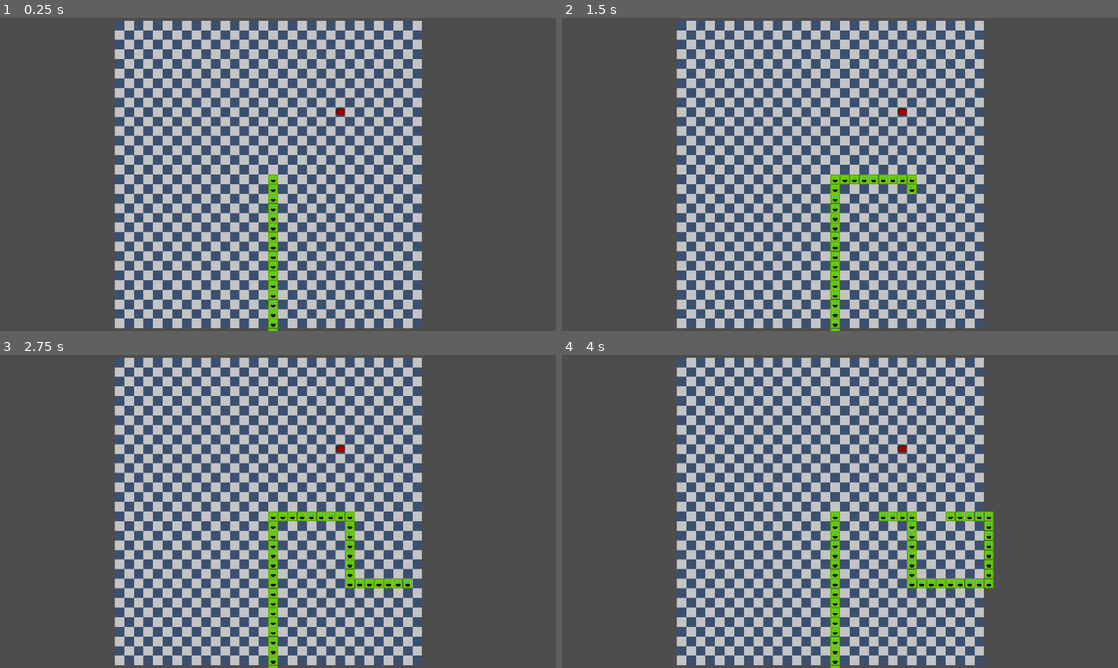
Above: before the commit, frames 1-4 (two rows, left to right).
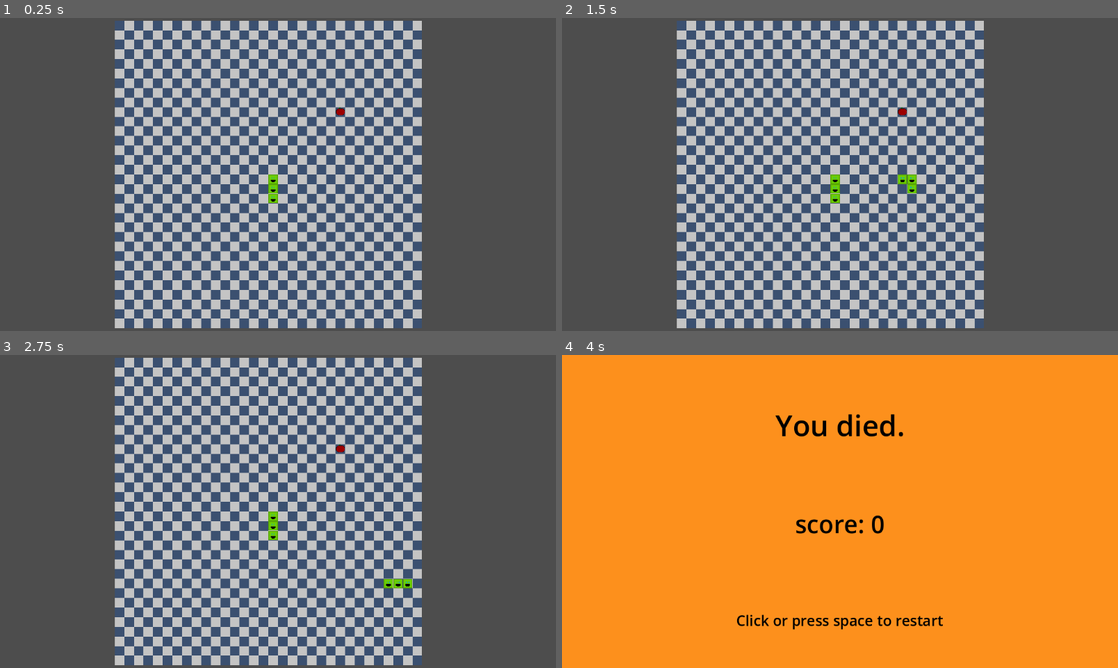
Above: after the commit, the same moments.

Repository: cash30/grid
Game: Godot game, scene res://Scenes/Main.tscn
Two runs of this game, one before a commit and one after it. Both use one fixed random seed, a clock stepped at 60 frames per second and the inputs below.
Inputs (mouse positions are in pixels of both pictures, inside the frame that each line leads up to):
- Up to frame 1 (0.25 s): no input
- Up to frame 2 (1.5 s): tap Enter at 0.5 s; move the mouse to (962, 158) at 0.52 s; press the mouse at (962, 158) at 0.53 s; hold Right (right) 0.53-1.28 s; move the mouse to (728, 190) at 1.27 s; release the mouse at (728, 190) at 1.28 s; hold Down (down) from 1.28 s (still down); click (728, 190) at 1.35 s
- Up to frame 3 (2.75 s): move the mouse to (333, 442) at 2.02 s; release Down (down) at 2.03 s; press the mouse at (333, 442) at 2.03 s; hold Right (right) from 2.03 s (still down)
- Up to frame 4 (4 s): move the mouse to (812, 574) at 2.77 s; release Right (right) at 2.78 s; release the mouse at (812, 574) at 2.78 s; hold Up (up) 2.78-3.53 s; click (812, 574) at 2.85 s; tap Space at 3.5 s; move the mouse to (1006, 558) at 3.52 s; press the mouse at (1006, 558) at 3.53 s; hold Left (left) from 3.53 s (still down)

The runs differ from the first frame. In frame 1, 0.7% of the frame differs, in the area x 48-50%, y 59-100%; in frame 2, 1.0%; in frame 3, 1.7%; in frame 4, 100%, in the area x 0-100%, y 0-100%.

Commit message:
i dont even remember bro 😭

Diff:
--- a/Scenes/lose.tscn
+++ b/Scenes/lose.tscn
@@ -1,6 +1,8 @@
-[gd_scene load_steps=2 format=3 uid="uid://bnjmo3v0kwf3j"]
+[gd_scene load_steps=4 format=3 uid="uid://bnjmo3v0kwf3j"]
 
+[ext_resource type="Script" uid="uid://8ninmdpxcgce" path="res://Scripts/lose.gd" id="1_04a82"]
 [ext_resource type="Theme" uid="uid://dmqglkuslo5jw" path="res://Themes/defualt text theme.tres" id="1_ie4w5"]
+[ext_resource type="Script" uid="uid://b168pg45snwt0" path="res://Scripts/scoreCounter.gd" id="2_g0cl2"]
 
 [node name="Control" type="Control"]
 layout_mode = 3
@@ -9,6 +11,7 @@
 anchor_bottom = 1.0
 grow_horizontal = 2
 grow_vertical = 2
+script = ExtResource("1_04a82")
 
 [node name="ColorRect" type="ColorRect" parent="."]
 layout_mode = 1
@@ -19,7 +22,7 @@
 grow_vertical = 2
 color = Color(0.9893752, 0.56344277, 0.11068841, 1)
 
-[node name="Label" type="Label" parent="."]
+[node name="banner" type="Label" parent="."]
 layout_mode = 1
 anchors_preset = 14
 anchor_top = 0.5
@@ -35,7 +38,7 @@
 horizontal_alignment = 1
 vertical_alignment = 1
 
-[node name="Label2" type="Label" parent="."]
+[node name="score" type="Label" parent="."]
 layout_mode = 1
 anchors_preset = -1
 anchor_top = 0.5
@@ -51,8 +54,9 @@
 text = "Score: 00"
 horizontal_alignment = 1
 vertical_alignment = 1
+script = ExtResource("2_g0cl2")
 
-[node name="Label3" type="Label" parent="."]
+[node name="restsrt" type="Label" parent="."]
 layout_mode = 1
 anchors_preset = -1
 anchor_top = 0.81500006
--- a/Scenes/player/player.tscn
+++ b/Scenes/player/player.tscn
@@ -11,7 +11,7 @@
 [sub_resource type="RectangleShape2D" id="RectangleShape2D_e41v5"]
 size = Vector2(8, 8)
 
-[node name="player" type="CharacterBody2D"]
+[node name="player" type="CharacterBody2D" groups=["head"]]
 script = ExtResource("1_eo61r")
 
 [node name="CollisionShape2D" type="CollisionShape2D" parent="."]
@@ -35,7 +35,7 @@
 position = Vector2(15, 2)
 texture = ExtResource("3_e41v5")
 
-[node name="Area2D" type="Area2D" parent="."]
+[node name="Area2D" type="Area2D" parent="." groups=["head"]]
 
 [node name="CollisionShape2D" type="CollisionShape2D" parent="Area2D"]
 shape = SubResource("RectangleShape2D_e41v5")
--- /dev/null
+++ b/Scripts/lose.gd
@@ -0,0 +1,6 @@
+extends Control
+
+
+func _process(delta: float) -> void:
+	if Input.is_action_pressed("click"):
+		print("restarting, WOW")
--- a/Scripts/main.gd
+++ b/Scripts/main.gd
@@ -14,6 +14,7 @@
 var canMove : bool
 
 var gameStarted = false
+var didLose : bool = false
 var cells = 32
 var cellSize = 10
 
@@ -21,7 +22,9 @@
 var makeNewApple : bool = true
 
 @export var snakeScene : PackedScene = load("res://Scenes/player/player.tscn")
-@export var score : int =  0
+@export var loseScene : PackedScene = load("res://Scenes/lose.tscn")
+@export var mainScene : PackedScene = load("res://Scenes/Main.tscn")
+@export var score : int =  50
 
 # Called when the node enters the scene tree for the first time.
 func _ready() -> void:
@@ -41,12 +44,13 @@
 	canMove = true
 	generateSnake()
 	newApple()
-
+	get_tree().change_scene_to_packed(null)
+	var didLose = false
 func generateSnake() -> void:
 	oldData.clear()
 	snakeData.clear()
 	snake.clear()
-	for i in range(30):
+	for i in range(3):
 		addSegment(startingPos + Vector2(0, i))
 
 func addSegment(pos):
@@ -56,10 +60,13 @@
 	add_child(segment)
 	snake.append(segment)
 	#https://www.youtube.com/watch?v=DlRP-UBR-2A working on this @4:14
+
 func checkOutIfHitWall():
 	if snakeData[0].x < 0 or snakeData[0].x > cells - 1 or snakeData[0].y < 0 or snakeData[0].y > cells - 1:
 		print("hit wall")
-		#end_game()
+		lose()
+		didLose = true
+	#end_game()
 
 func checkIfAppleEaton():
 	if oldData[0] == applePos:
@@ -72,6 +79,7 @@
 	for i in range(1, len(snakeData)):
 		if snakeData[0] == snakeData[i]:
 			print("ate self")
+			didLose = true
 			#end_game()
 
 func newApple():
@@ -79,9 +87,9 @@
 	while makeNewApple:
 		makeNewApple = false
 		applePos = Vector2(randi_range(0, cells - 1), randi_range(0, cells - 1))
-		for i in snakeData:
-			if applePos == i:
-				makeNewApple = true
+		#for i in snakeData:
+			#if applePos == i:
+				#makeNewApple = true
 	if $Apple != null:
 		$Apple.position = (applePos* cellSize)+ Vector2(0, cellSize)
 		print($Apple.position)
@@ -90,10 +98,13 @@
 	else:
 		print("apple issue") #this prints but the code works so im not touching it..
 
+func lose():
+	get_tree().change_scene_to_packed(loseScene)
+	canMove = false
 
 func _on_apple_area_entered(area: Area2D) -> void:
-	newApple()
-	print("nom")
-	score += 1
-	addSegment(oldData[0])
-	newApple()
+	if area.is_in_group("head"):
+		newApple()
+		print("nom")
+		score += 1
+		#addSegment(oldData[0])
--- a/Scripts/player.gd
+++ b/Scripts/player.gd
@@ -9,7 +9,7 @@
 func _ready() -> void:
 	moveDirection = Main.mmoveDirection
 
-func _process(delta: float) -> void:
+func _process(_delta: float) -> void:
 	moveDirection = Main.mmoveDirection
 	moveSnake()
 	#move_and_slide()
@@ -17,22 +17,22 @@
 func moveSnake():
 	if Main.canMove:
 
-		if Input.is_action_pressed("up") and Main.mmoveDirection != Main.down:
+		if Input.is_action_pressed("up") and Main.mmoveDirection != Main.down and !Input.is_action_pressed("down"):
 			Main.mmoveDirection = Main.up
 			Main.canMove = false
 			if !Main.gameStarted:
 				startGame()
-		if Input.is_action_pressed("down") and Main.mmoveDirection != Main.up:
+		if Input.is_action_pressed("down") and Main.mmoveDirection != Main.up and !Input.is_action_pressed("up"):
 			Main.mmoveDirection = Main.down
 			Main.canMove = false
 			if !Main.gameStarted:
 				startGame()
-		if Input.is_action_pressed("left") and Main.mmoveDirection != Main.right:
+		if Input.is_action_pressed("left") and Main.mmoveDirection != Main.right and !Input.is_action_pressed("right"):
 			Main.mmoveDirection = Main.left
 			Main.canMove = false
 			if !Main.gameStarted:
 				startGame()
-		if Input.is_action_pressed("right") and Main.mmoveDirection != Main.left:
+		if Input.is_action_pressed("right") and Main.mmoveDirection != Main.left and !Input.is_action_pressed("left"):
 			Main.mmoveDirection = Main.right
 			Main.canMove = false
 			if !Main.gameStarted:
@@ -53,6 +53,8 @@
 		if i > 0:
 			Main.snakeData[i] = Main.oldData[i - 1]
 		Main.snake[i].position = (Main.snakeData[i] * Main.cellSize) + Vector2(0, Main.cellSize)
-	Main.checkOutIfHitWall()
-	Main.checkIfAppleEaton()
-	Main.checkIfSelfCollide()
+
+	if !Main.didLose:
+		Main.checkOutIfHitWall()
+		Main.checkIfAppleEaton()
+		Main.checkIfSelfCollide()
--- /dev/null
+++ b/Scripts/scoreCounter.gd
@@ -0,0 +1,7 @@
+extends Label
+
+func _ready() -> void:
+	pass
+
+func _process(_delta: float) -> void:
+	text = "score: " + str(Main.score)
--- a/project.godot
+++ b/project.godot
@@ -28,6 +28,10 @@
 
 enabled=PackedStringArray("res://addons/wakatime/plugin.cfg")
 
+[global_group]
+
+head=""
+
 [input]
 
 left={
@@ -54,6 +58,11 @@
 , Object(InputEventKey,"resource_local_to_scene":false,"resource_name":"","device":-1,"window_id":0,"alt_pressed":false …(183 unchanged characters)…
 ]
 }
+click={
+"deadzone": 0.2,
+"events": [Object(InputEventMouseButton,"resource_local_to_scene":false,"resource_name":"","device":-1,"window_id":0,"alt_pressed":false,"shift_pressed":false,"ctrl_pressed":false,"meta_pressed":false,"button_mask":1,"position":Vector2(158, 22),"global_position":Vector2(167, 70),"factor":1.0,"button_index":1,"canceled":false,"pressed":true,"double_click":false,"script":null)
+]
+}
 
 [rendering]
 
Not shown, added: Scripts/lose.gd.uid
Not shown, added: Scripts/scoreCounter.gd.uid
Not shown, changed: addons/wakatime/wakatime.gd
